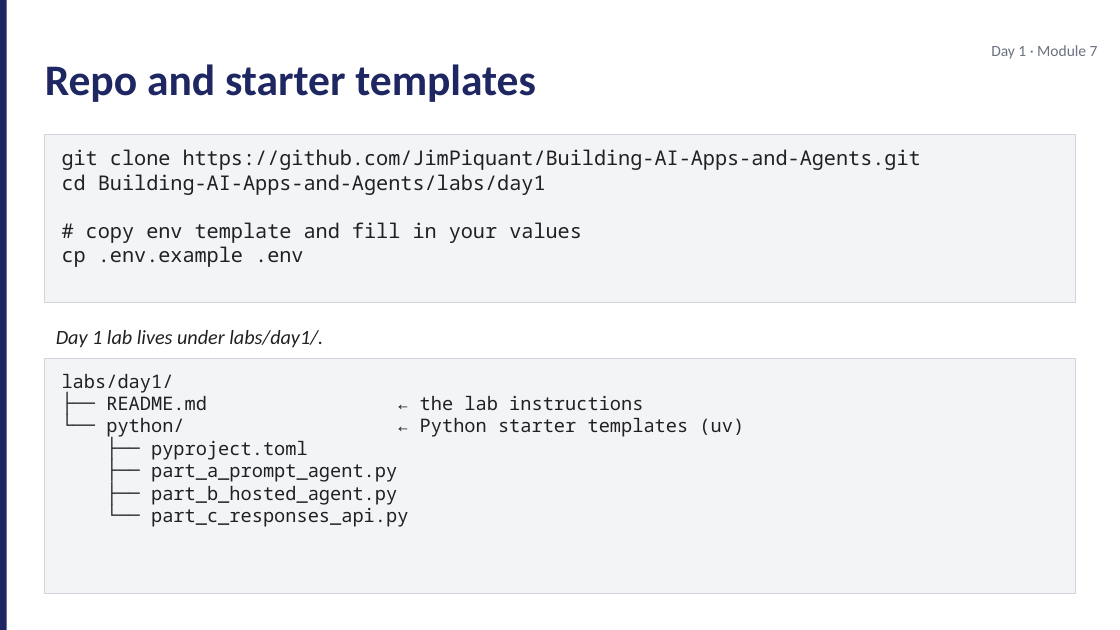
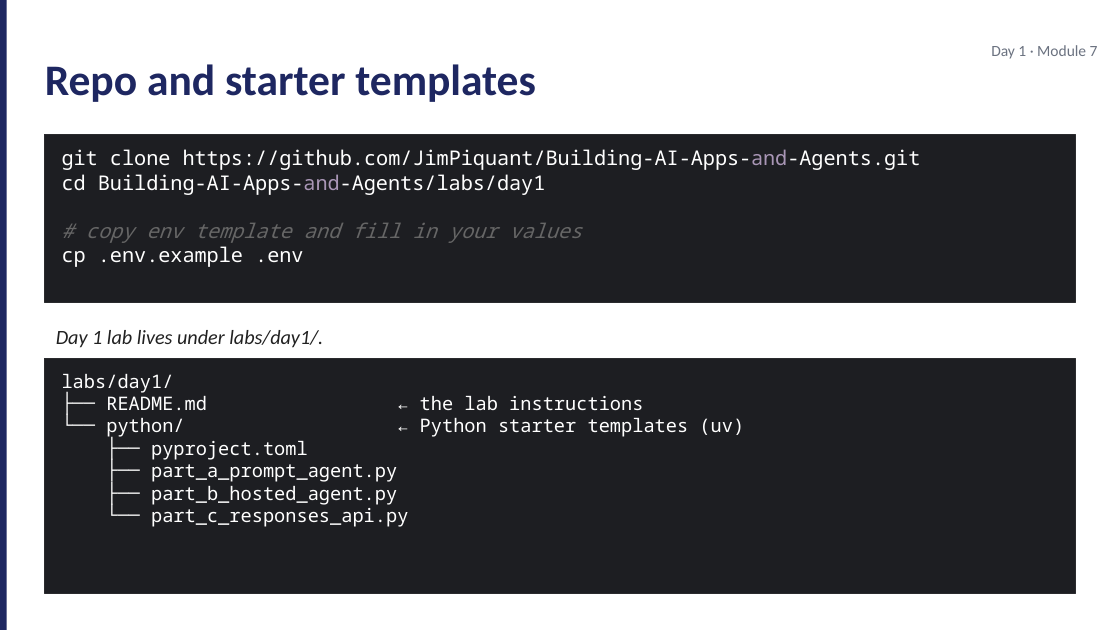
Before and after one commit to JimPiquant/Building-AI-Apps-and-Agents, a slide deck: slide 4 of decks/day1/module-7-lab-kickoff.pptx. Drawn at 1120x630 pixels with LibreOffice and Linux fonts; fonts in the diff are those of the drawing. Boxes give left, top, right and bottom in pixels: in the first picture for what was removed or moved away, otherwise in the second. Text is boxed around its words. In the diff, an @@ line names an element or a change of style, - is before the commit and + after.

```diff
--- a/decks/day1/module-7-lab-kickoff.pptx
+++ b/decks/day1/module-7-lab-kickoff.pptx
@@ rectangle at <box>45,134,1075,302</box>: fill #F3F4F6 to #1D1E22; outline #D1D5DB 0.5 pt to #2A2B2E 0.75 pt @@
@@ text "git clone https://github.com/JimPiquant/Building-AI-Apps-and ..." at <box>62,149,921,267</box>: text colour #212121 to #FFFFFF in "git clone https://github.com/JimPiquant/Building-AI-Apps-and ...", "cd Building-AI-Apps-and-Agents/labs/day1", "cp .env.example .env"; text colour #212121 to #A996B6 in "https://github.com/JimPiquant/Building-AI-Apps-and-Agents.gi ...", "Building-AI-Apps-and-Agents/labs/day1"; text colour #212121 to #666666, italic on in "# copy env template and fill in ..." @@
@@ rectangle at <box>45,358,1075,594</box>: fill #F3F4F6 to #1D1E22; outline #D1D5DB 0.5 pt to #2A2B2E 0.75 pt @@
@@ text "labs/day1/" at <box>62,374,744,527</box>: text colour #212121 to #FFFFFF @@
```
Also in this commit, not shown: 2 other slides changed, 16 other files.
